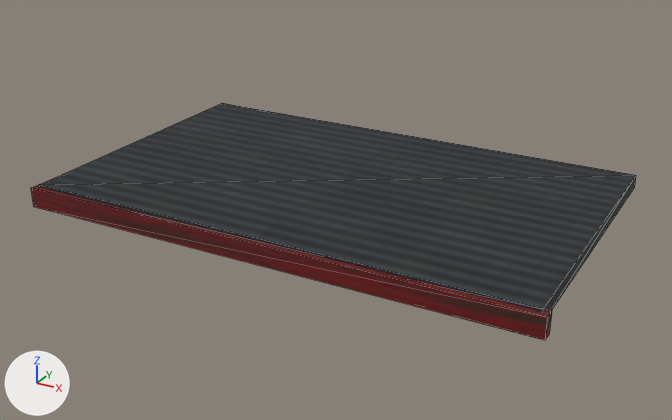
Renders of the glTF model assets/kit/roof_seg.glb from each side of a commit.
The view is the same before and after, from a 50 mm camera at (3.72, -6.86, 3.18) aimed at (0.02, -0.14, -0.18). Lighting does not change. The marker at lower left points along +X, +Y and +Z. The first picture is the older version. Mesh edges are drawn as thin lines. Objects named as collision shapes, trigger or cutter boxes, shadow casters or lower levels of detail are left out. Where no turn or scale is listed for an object, it has been applied to the vertices.

The scene before the commit, as lines of its bpy script (objects in view):
```python
me_fascia = bpy.data.meshes.new('Fascia')
me_fascia.from_pydata(...)  # a box spanning x -2.35..2.35, y -0.05..0.05, z -0.09..0.09
me_fascia.materials.append(mat_m_woodred)  # picture img_t_wood_red
me_slab = bpy.data.meshes.new('Slab')
me_slab.from_pydata(...)  # a box spanning x -2.3..2.3, y -1.4..1.4, z -0.06..0.06
me_slab.materials.append(mat_m_tile)  # picture img_t_tile
ob_fascia = bpy.data.objects.new('Fascia', me_fascia)
ob_fascia.location = (0.0, -1.4, -0.05)
ob_slab = bpy.data.objects.new('Slab', me_slab)
ob_slab.location = (0.0, 0.0, 0.0)
```
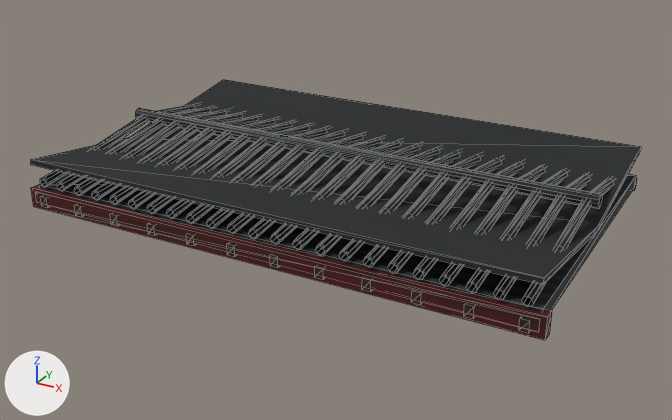
Where the change shows, as pixel boxes (x1, y1, x2, y2) in the pictures (672 x 420 px):
'Art_SlateGrey', added: after (31, 80, 641, 307)
'Art_BurntLacquer', added: after (35, 178, 637, 332)
'Art_WarmWood', added (mostly hidden): after (40, 197, 530, 333)
'Slab', unchanged, covered by the edit: before (39, 103, 636, 312); after (39, 173, 636, 312)

The change, as a list of edits to the scene's bpy script:
```text
Add img_t_wood_red_001:
    img_t_wood_red_001 = load_image('t_wood_red.001', '_unpacked/t_wood_red.001', 512, 512, 'sRGB')
Add img_t_wood_dark:
    img_t_wood_dark = load_image('t_wood_dark', '_unpacked/t_wood_dark', 512, 512, 'sRGB')
Add img_t_tile_001:
    img_t_tile_001 = load_image('t_tile.001', '_unpacked/t_tile.001', 512, 512, 'sRGB')
Add mat_burntlacquer:
    mat_burntlacquer = bpy.data.materials.new('BurntLacquer')
    # colours: beige #b6a493
    # uses the picture img_t_wood_red_001
Add mat_warmwood:
    mat_warmwood = bpy.data.materials.new('WarmWood')
    # colours: beige #d1ba9e
    # uses the picture img_t_wood_dark
Add mat_slategrey:
    mat_slategrey = bpy.data.materials.new('SlateGrey')
    # colours: grey #afbaba
    # uses the picture img_t_tile_001
Add me_art_burntlacquer:
    me_art_burntlacquer.from_pydata(...)  # a box spanning x -2.3..2.3, y 1.39..1.45, z -0.09..0.01; a box spanning x -2.3..2.3, y -1.45..-1.39, z -0.09..0.01
    me_art_burntlacquer.materials.append(mat_burntlacquer)
Add me_art_warmwood:
    me_art_warmwood.from_pydata(...)  # 192 vertices, 288 faces; spans x -2.24..2.24, y -1.46..1.46, z -0.11..-0.02
    me_art_warmwood.materials.append(mat_warmwood)
Add me_art_slategrey:
    me_art_slategrey.from_pydata(...)  # 967 vertices, 1520 faces; spans x -2.3..2.3, y -1.46..1.46, z 0.05..0.39
    me_art_slategrey.materials.append(mat_slategrey)
Add ob_art_burntlacquer:
    ob_art_burntlacquer = bpy.data.objects.new('Art_BurntLacquer', me_art_burntlacquer)
    ob_art_burntlacquer.location = (0.0, 0.0, 0.0)
Add ob_art_warmwood:
    ob_art_warmwood = bpy.data.objects.new('Art_WarmWood', me_art_warmwood)
    ob_art_warmwood.location = (0.0, 0.0, 0.0)
Add ob_art_slategrey:
    ob_art_slategrey = bpy.data.objects.new('Art_SlateGrey', me_art_slategrey)
    ob_art_slategrey.location = (0.0, 0.0, 0.0)
```
